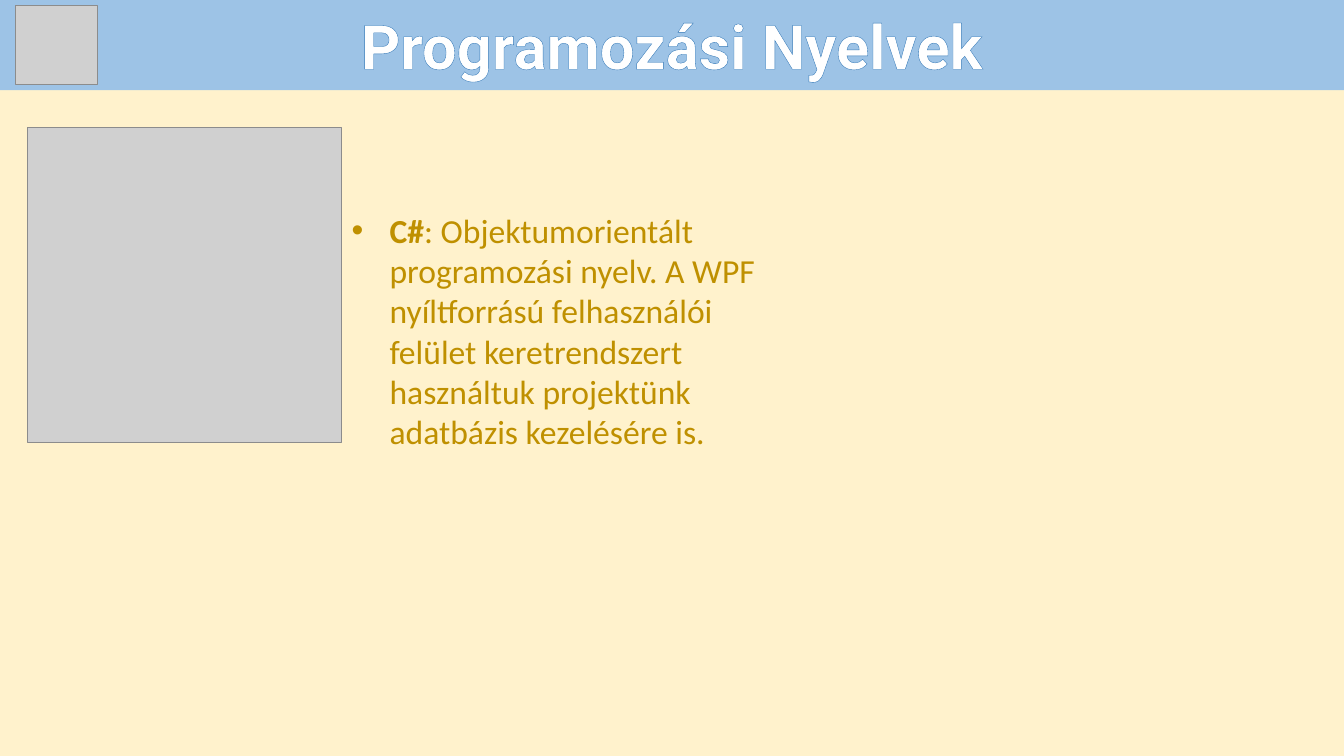
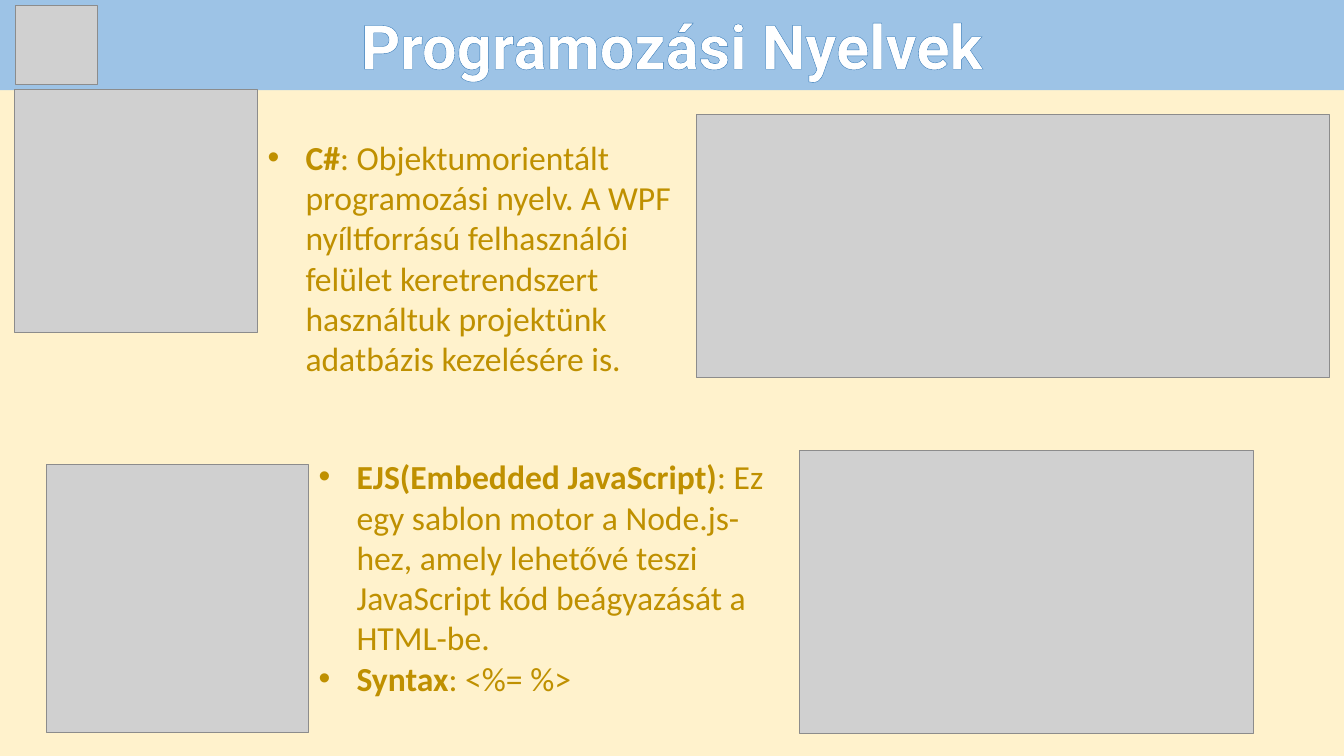
Before and after one commit to Andras-12c/Dozsa-Csarda, a slide deck: slide 7 of VizsgaremekPP.pptx. Drawn at 1344x756 pixels with LibreOffice and Linux fonts; fonts in the diff are those of the drawing; grey boxes stand for pictures. Boxes give left, top, right and bottom in pixels: in the first picture for what was removed or moved away, otherwise in the second. Text is boxed around its words. In the diff, an @@ line names an element or a change of style, - is before the commit and + after.

```diff
--- a/VizsgaremekPP.pptx
+++ b/VizsgaremekPP.pptx
@@ picture added at (15,90,258,333) @@
@@ picture added at (697,115,1330,378) @@
@@ picture removed at (27,128,342,443) @@
@@ text "C#: Objektumorientált programozási nyelv. A ...": place and size @@
-text "C#: Objektumorientált programozási nyelv. A ..." at (390,219,755,445)
+text "C#: Objektumorientált programozási nyelv. A ..." at (306,146,671,372)
@@ picture added at (46,465,309,733) @@
@@ text added at (357,464,764,697), 24 pt, text #BF9000 @@
+• EJS(Embedded JavaScript): Ez egy sablon motor a Node.js-hez, amely lehetővé teszi JavaScript kód beágyazását a HTML-be.
+• Syntax: <%= %>
@@ picture added at (800,451,1254,734) @@
```
Also in this commit, not shown: 4 other slides changed.
